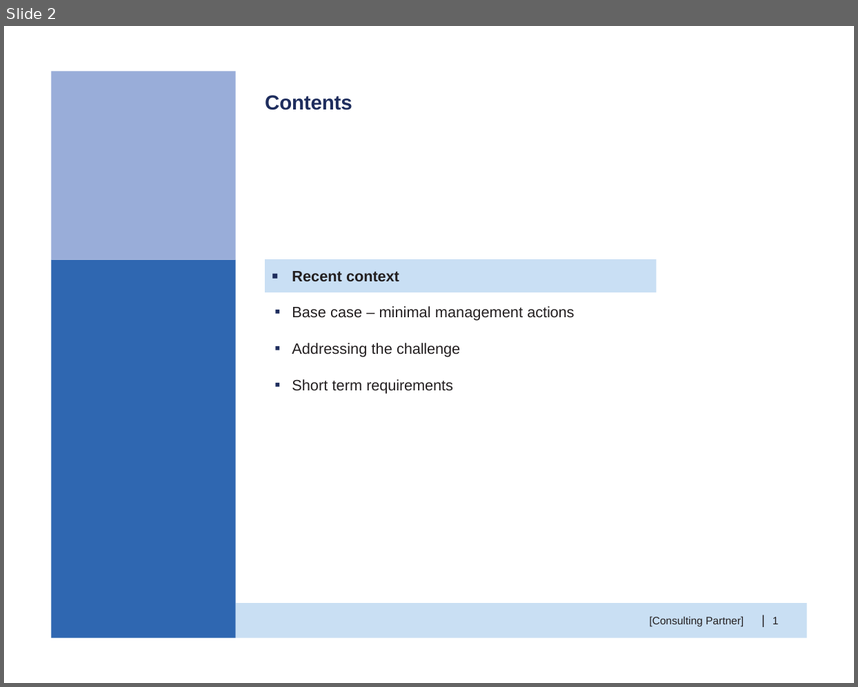
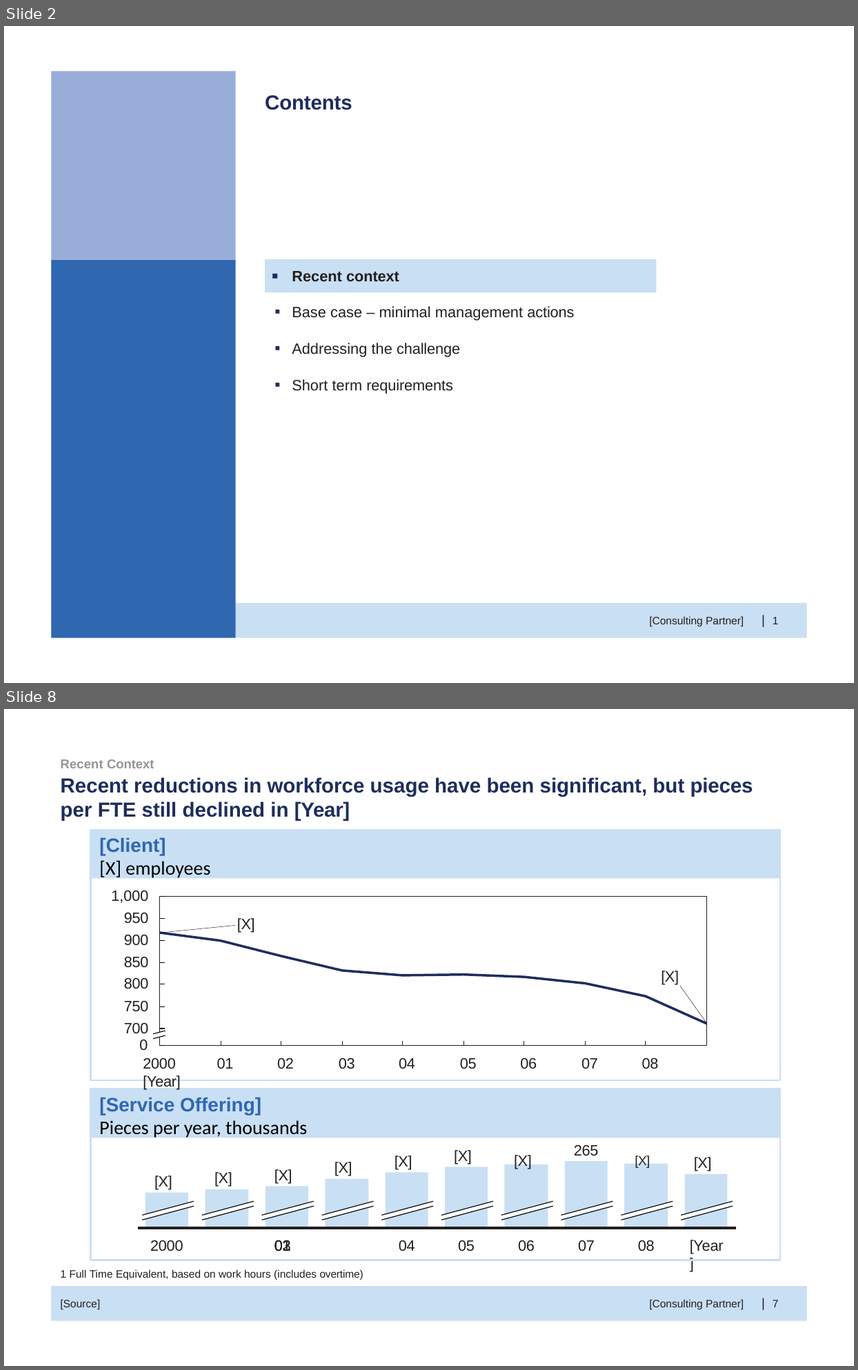
Before and after one commit to huytrnq/pptxsanitizer, a slide deck: data/Take-home_sanitized.pptx. Shown one above the other, each under a label of ours: slide 2 before the commit, slides 2 and 8 after it; the slides between them are not shown. The pictures are 858x687 and 858x1370 pixels, drawn with LibreOffice and Linux fonts; fonts in the diff are those of the drawing. Boxes give left, top, right and bottom in pixels: in the first picture for what was removed or moved away, otherwise in the second. Text is boxed around its words. In the diff, an @@ line names an element or a change of style, - is before the commit and + after.

```diff
--- a/data/Take-home_sanitized.pptx
+++ b/data/Take-home_sanitized.pptx
@@ slide 8 added at [4,709,854,1366], background #FFFFFF @@
@@ text added at [61,759,154,768], 12 pt, text #939598, bold @@
+Recent Context
@@ title added at [61,777,753,821], 19 pt, text #1E2D5D, bold @@
+Recent reductions in workforce usage have been significant, but pieces per FTE still declined in [Year]
@@ freeform shape added at [90,830,781,1080], outline #C9DFF4 1.5 pt @@
@@ rectangle added at [90,830,781,878], fill #C9DFF4, 18 pt, text #000000 @@
+[Client]
+[X] employees
@@ text added at [111,890,149,1034], 14 pt, text #231F20 @@
+1,000
+950
+900
+850
+800
+750
+700
@@ group added at [153,896,706,1045]: 26 freeform shapes @@
@@ text added at [237,918,255,933], 14 pt, text #231F20 @@
+[X]
@@ text added at [661,971,679,985], 14 pt, text #231F20 @@
+[X]
@@ text added at [139,1040,659,1069], 14 pt, text #231F20 @@
+0
+2000 01 02 03 04 05 06 07 08 [Year]
@@ freeform shape added at [90,1089,781,1260], outline #C9DFF4 1.5 pt @@
@@ rectangle added at [90,1088,781,1137], fill #C9DFF4, 18 pt, text #000000 @@
+[Service Offering]
+Pieces per year, thousands
@@ text added at [335,1162,352,1176], 14 pt, text #231F20 @@
+[X]
@@ text added at [395,1155,412,1170], 14 pt, text #231F20 @@
+[X]
@@ text added at [454,1150,472,1164], 14 pt, text #231F20 @@
+[X]
@@ text added at [514,1154,650,1169], 14 pt, text #231F20 @@
+[X] [X]
@@ text added at [574,1145,599,1156], 14 pt, text #231F20 @@
+265
@@ text added at [694,1157,712,1171], 14 pt, text #231F20 @@
+[X]
@@ text added at [154,1175,172,1190], 14 pt, text #231F20 @@
+[X]
@@ text added at [214,1172,232,1186], 14 pt, text #231F20 @@
+[X]
@@ text added at [274,1169,292,1184], 14 pt, text #231F20 @@
+[X]
@@ group added at [138,1161,737,1229]: 24 freeform shapes @@
@@ text added at [61,1240,363,1280], 10 pt, text #231F20 @@
+2000 01 02 03
+1 Full Time Equivalent, based on work hours (includes overtime)
@@ text added at [399,1240,415,1251], 14 pt, text #231F20 @@
+04
@@ text added at [458,1240,475,1251], 14 pt, text #231F20 @@
+05
@@ text added at [518,1240,535,1251], 14 pt, text #231F20 @@
+06
@@ text added at [578,1240,595,1251], 14 pt, text #231F20 @@
+07
@@ text added at [638,1240,655,1251], 14 pt, text #231F20 @@
+08
@@ text added at [690,1240,724,1254], 14 pt, text #231F20 @@
+[Year]
@@ freeform shape added at [51,1287,807,1321], fill #C9DFF3 @@
@@ text added at [61,1299,101,1310], 10 pt, text #231F20 @@
+[Source]
@@ text added at [649,1299,744,1310], 10 pt, text #231F20 @@
+[Consulting Partner]
@@ text added at [760,1293,766,1313], 12 pt, text #231F20 @@
+|
@@ text added at [773,1300,779,1307], 10 pt, text #231F20 @@
+7
```
Also in this commit, not shown: 3 slides changed, 34 other slides added, 28 other files.
